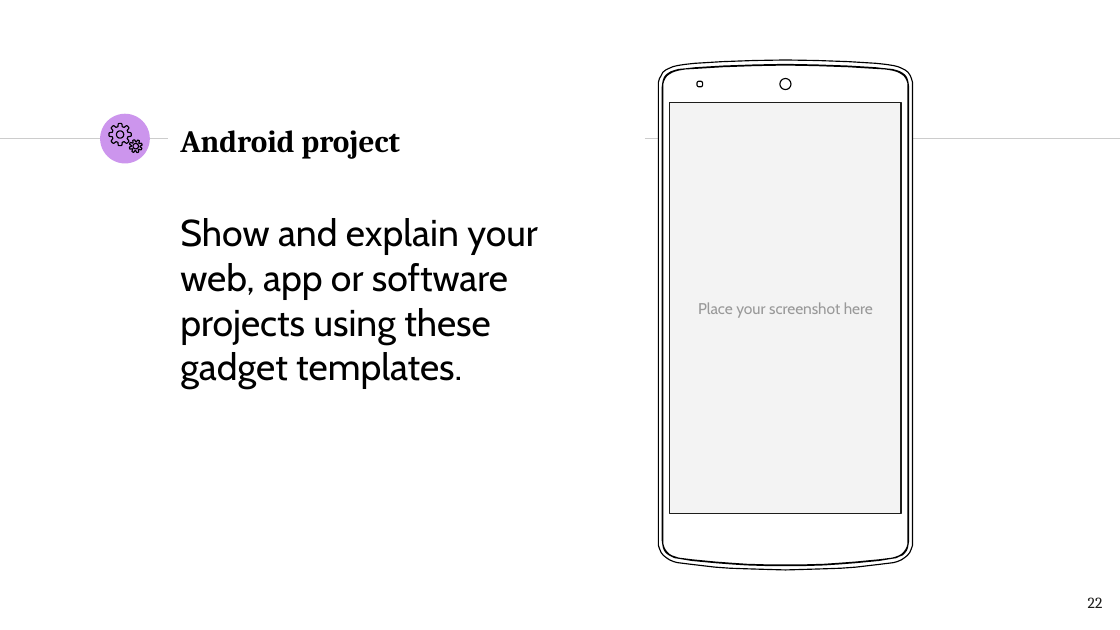
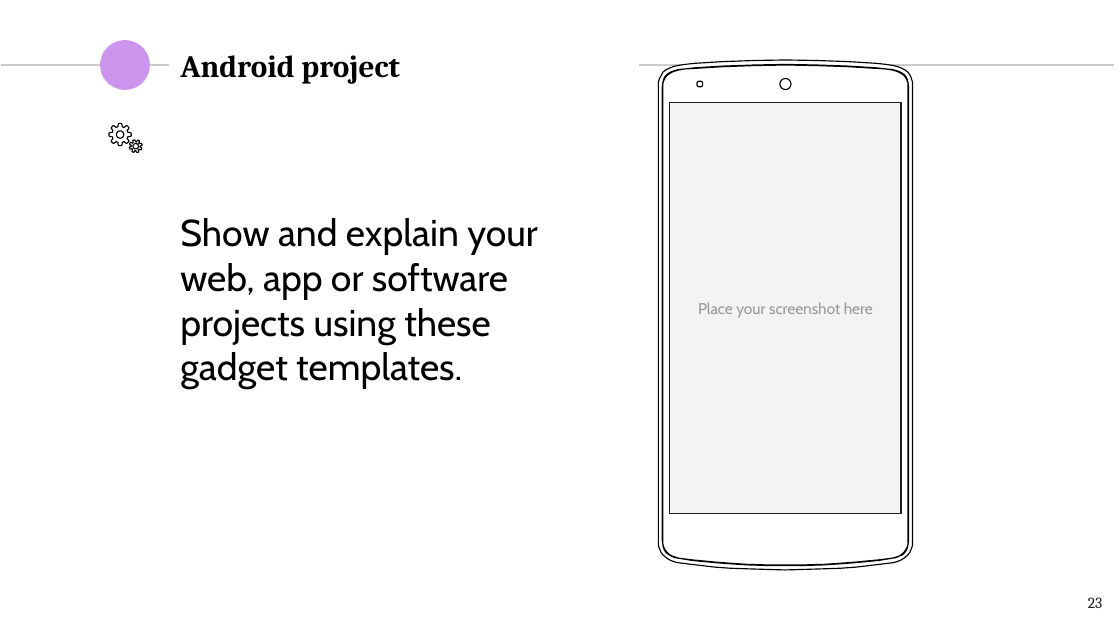
Before and after one commit to NILGroup/TFG-1920-DiscapacidadVisual, a slide deck: slide 23 of Defensa/Viola · SlidesCarnival_DiaposBelen.pptx (slide 22 before the commit). Drawn at 1120x630 pixels with LibreOffice and Linux fonts; fonts in the diff are those of the drawing. Boxes give left, top, right and bottom in pixels: in the first picture for what was removed or moved away, otherwise in the second. Text is boxed around its words. In the diff, an @@ line names an element or a change of style, - is before the commit and + after.

```diff
--- a/Defensa/Viola · SlidesCarnival_DiaposBelen.pptx
+++ b/Defensa/Viola · SlidesCarnival_DiaposBelen.pptx
@@ 1 title, 1 ellipse, 1 line moved together from (x1=0, y1=114, x2=400, y2=164) to (x1=1, y1=40, x2=400, y2=90) @@
@@ line moved from (645, 139) - (1120, 139) to (638, 65) - (1113, 65) @@
@@ page number at (x1=1088, y1=597, x2=1102, y2=608): text changed @@
-22
+23
```
Also in this commit, not shown: 17 other slides changed, 2 slides added, 10 other files.
